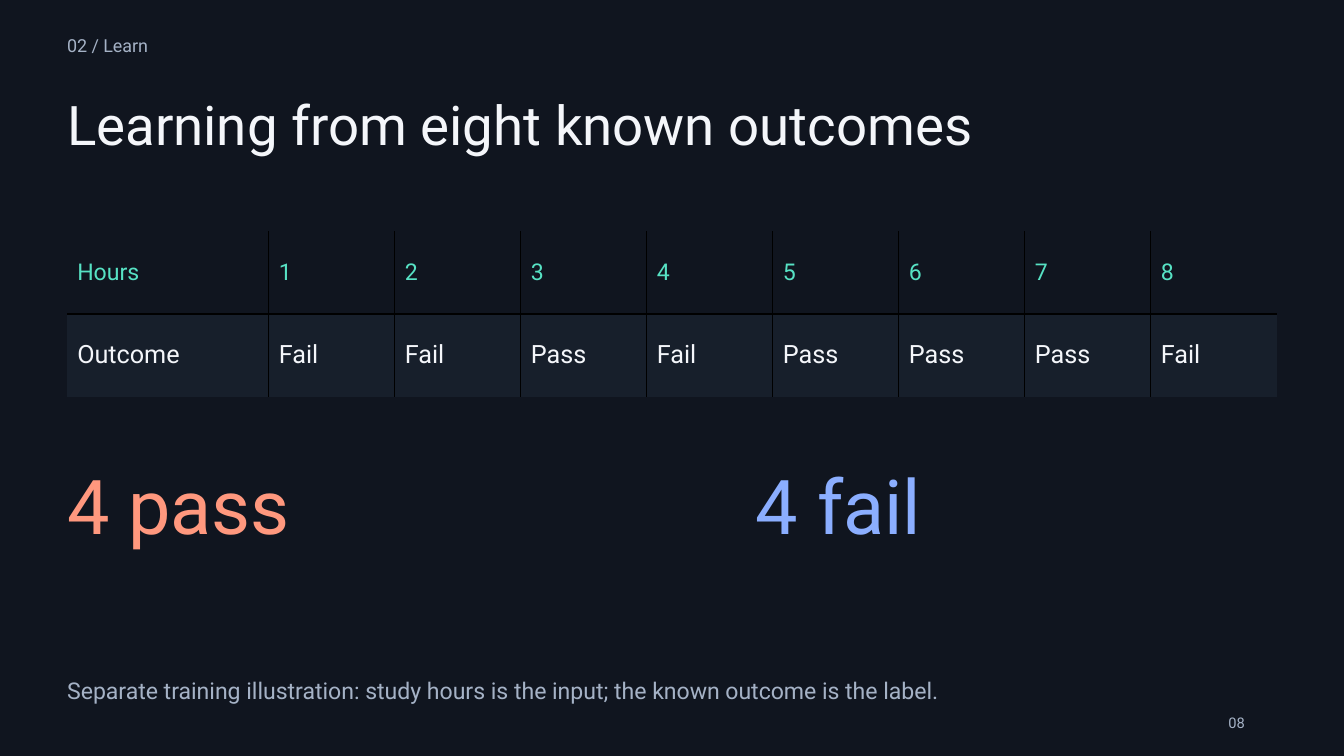
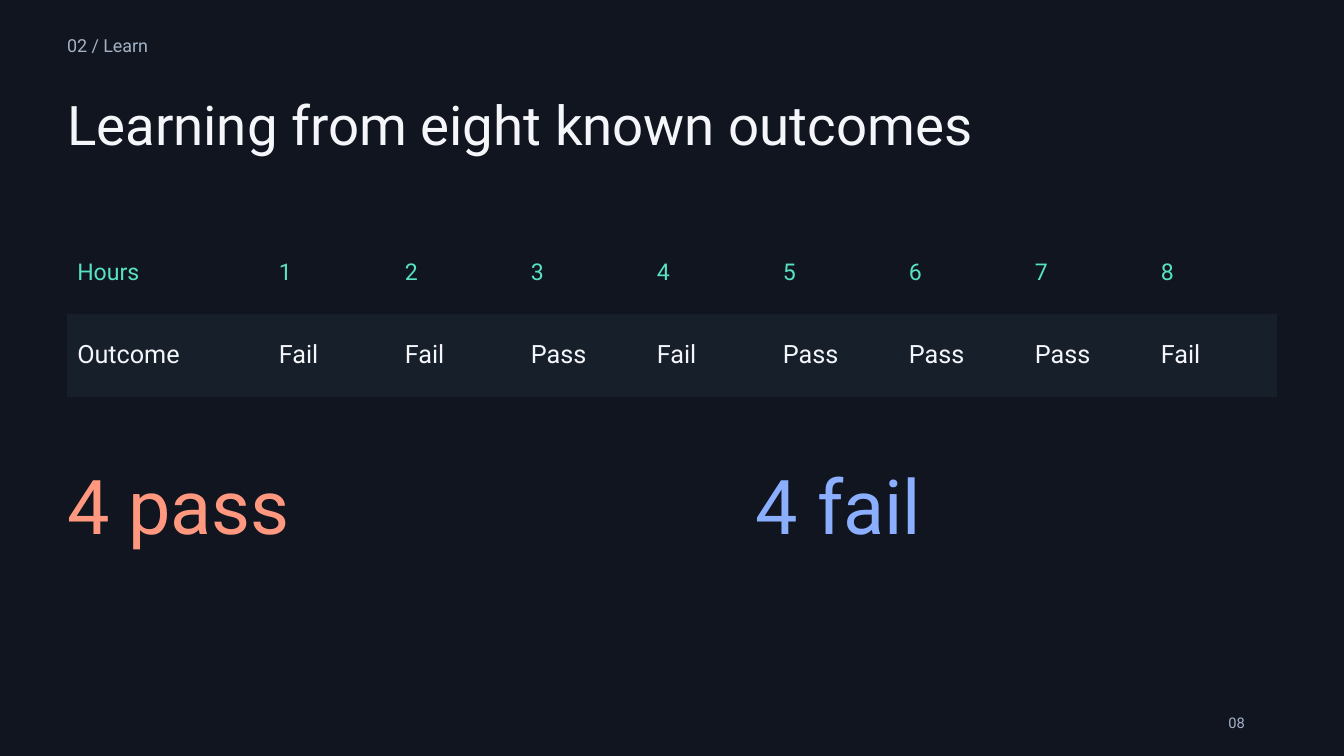
Before and after one commit to Ahsan-ShakoorK/NSU_ML, a slide deck: slide 8 of lectures/NSU ML — Lecture 4 — Decision Trees.pptx. Drawn at 1344x756 pixels with LibreOffice and Linux fonts; fonts in the diff are those of the drawing. Boxes give left, top, right and bottom in pixels: in the first picture for what was removed or moved away, otherwise in the second. Text is boxed around its words. In the diff, an @@ line names an element or a change of style, - is before the commit and + after.

```diff
--- a/lectures/NSU ML — Lecture 4 — Decision Trees.pptx
+++ b/lectures/NSU ML — Lecture 4 — Decision Trees.pptx
@@ table at [68, 231, 1277, 397] @@
@@ borders changed @@
@@ text removed at [67, 681, 938, 704] @@
-Separate training illustration: study hours is the input; the known outcome is the label.
```
Also in this commit, not shown: 20 other slides changed, 1 slide added.
